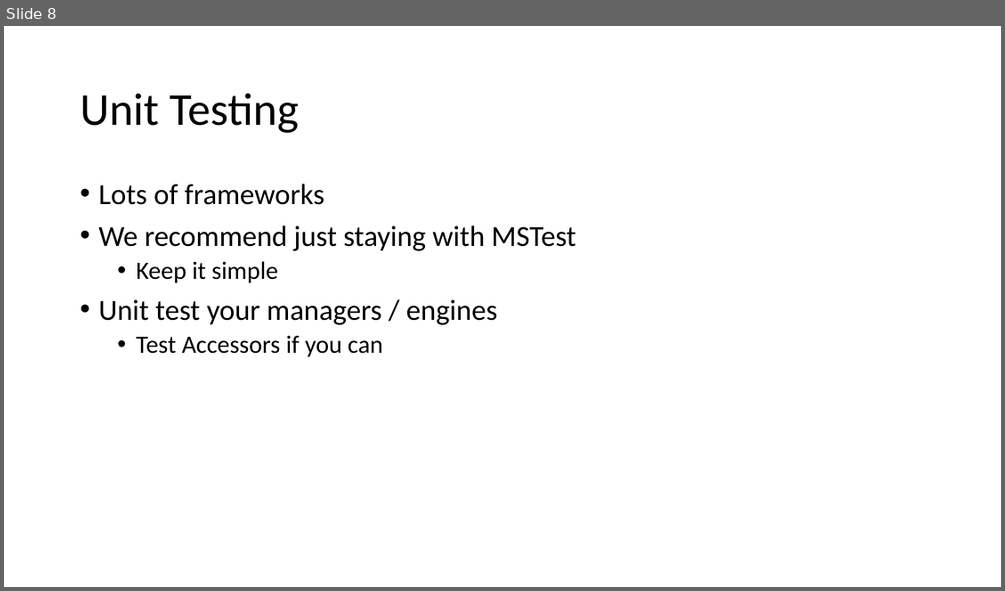
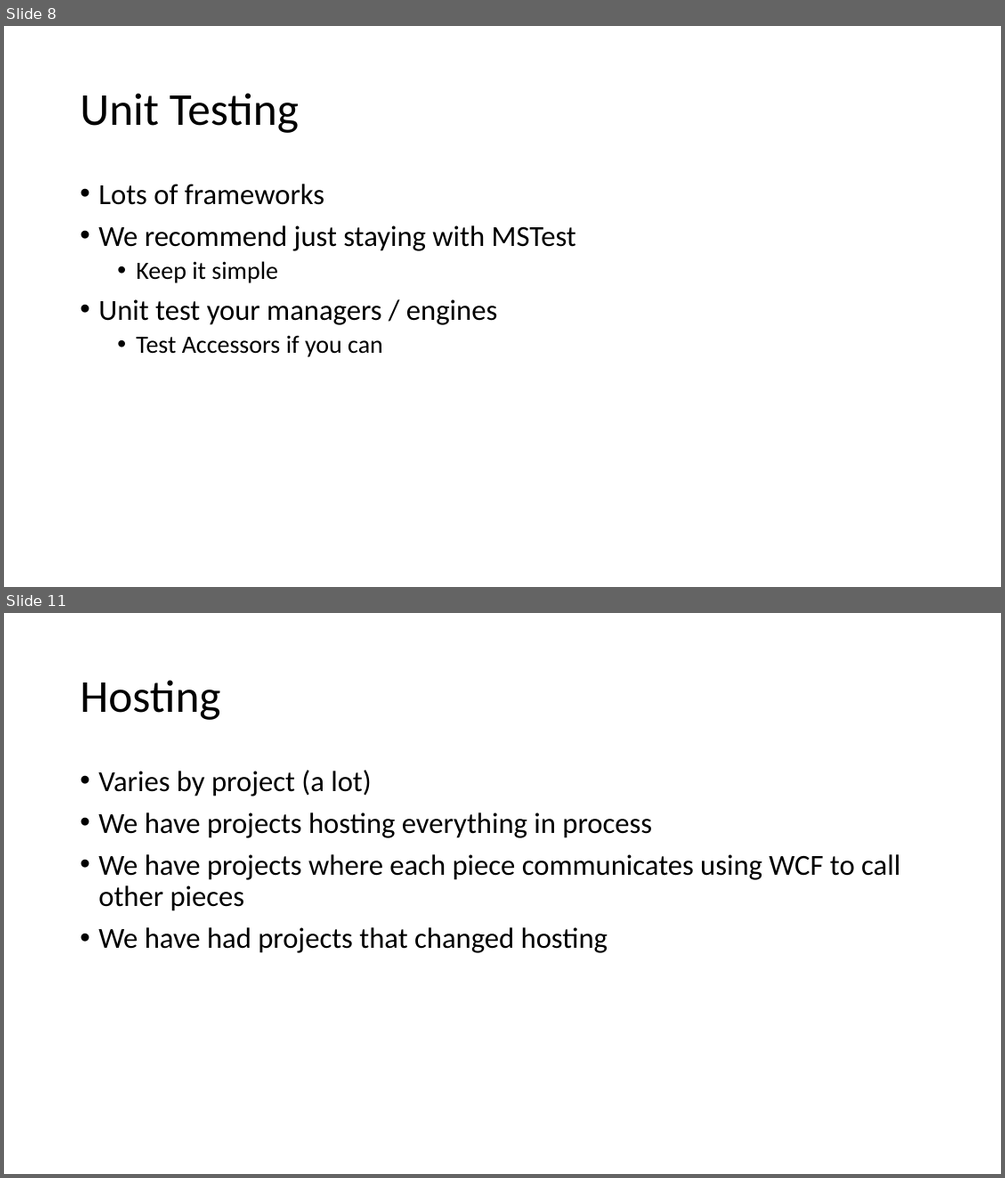
Before and after one commit to dnsdurham/ArchitectureExamples, a slide deck: Nuts_and_Bolts.pptx. Shown one above the other, each under a label of ours: slide 8 before the commit, slides 8 and 11 after it; the slides between them are not shown. The pictures are 1005x591 and 1005x1178 pixels, drawn with LibreOffice and Linux fonts; fonts in the diff are those of the drawing. Boxes give left, top, right and bottom in pixels: in the first picture for what was removed or moved away, otherwise in the second. Text is boxed around its words. In the diff, an @@ line names an element or a change of style, - is before the commit and + after.

```diff
--- a/Nuts_and_Bolts.pptx
+++ b/Nuts_and_Bolts.pptx
@@ slide 11 added at (4,613,1001,1174), background #FFFFFF @@
@@ title added at (80,680,220,720), 44 pt, text #000000 @@
+Hosting
@@ text added at (98,770,900,953), 28 pt, text #000000 @@
+• Varies by project (a lot)
+• We have projects hosting everything in process
+• We have projects where each piece communicates using WCF to call other pieces
+• We have had projects that changed hosting
```
Also in this commit, not shown: 1 slide changed, 1 other slide added, 47 other files.
